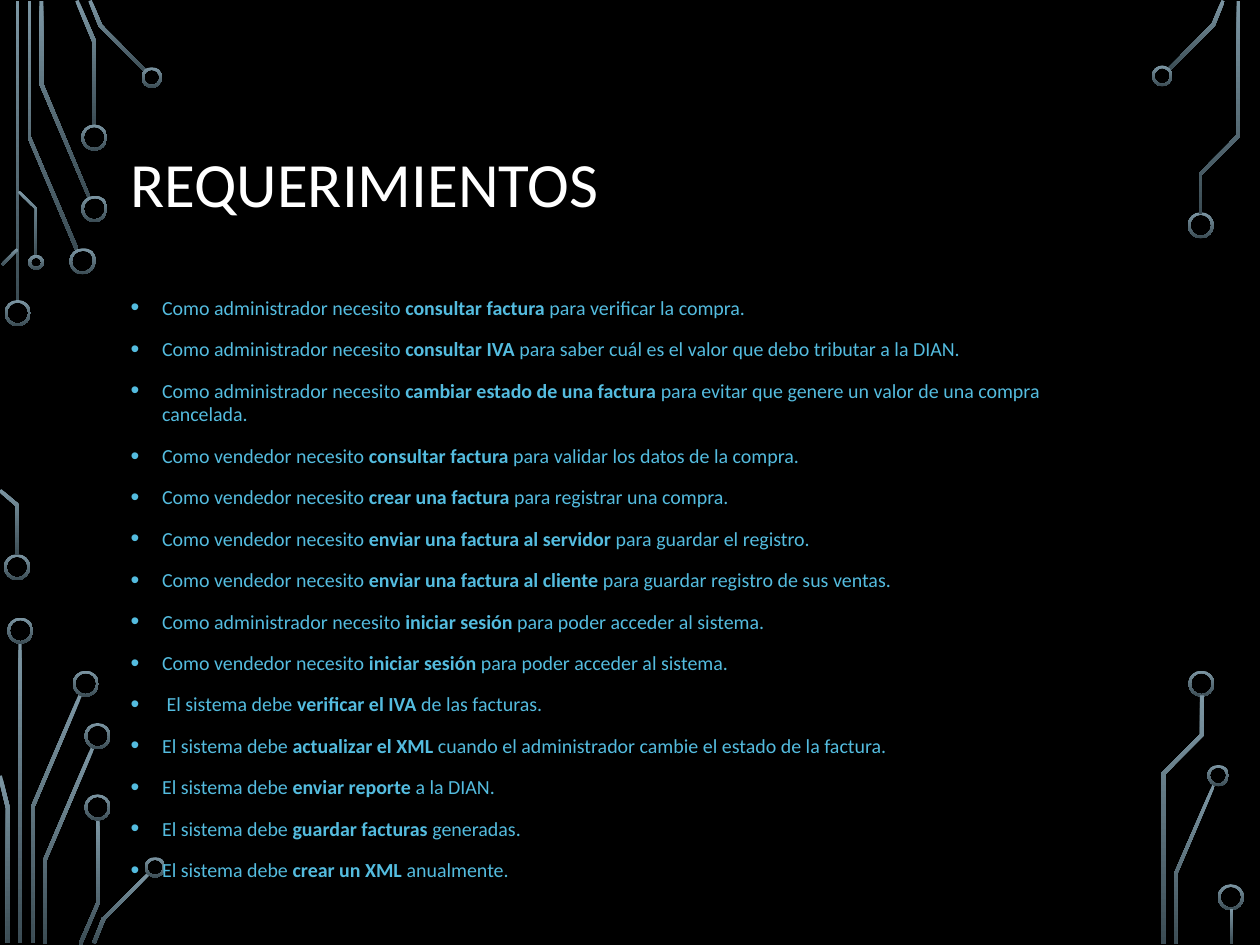
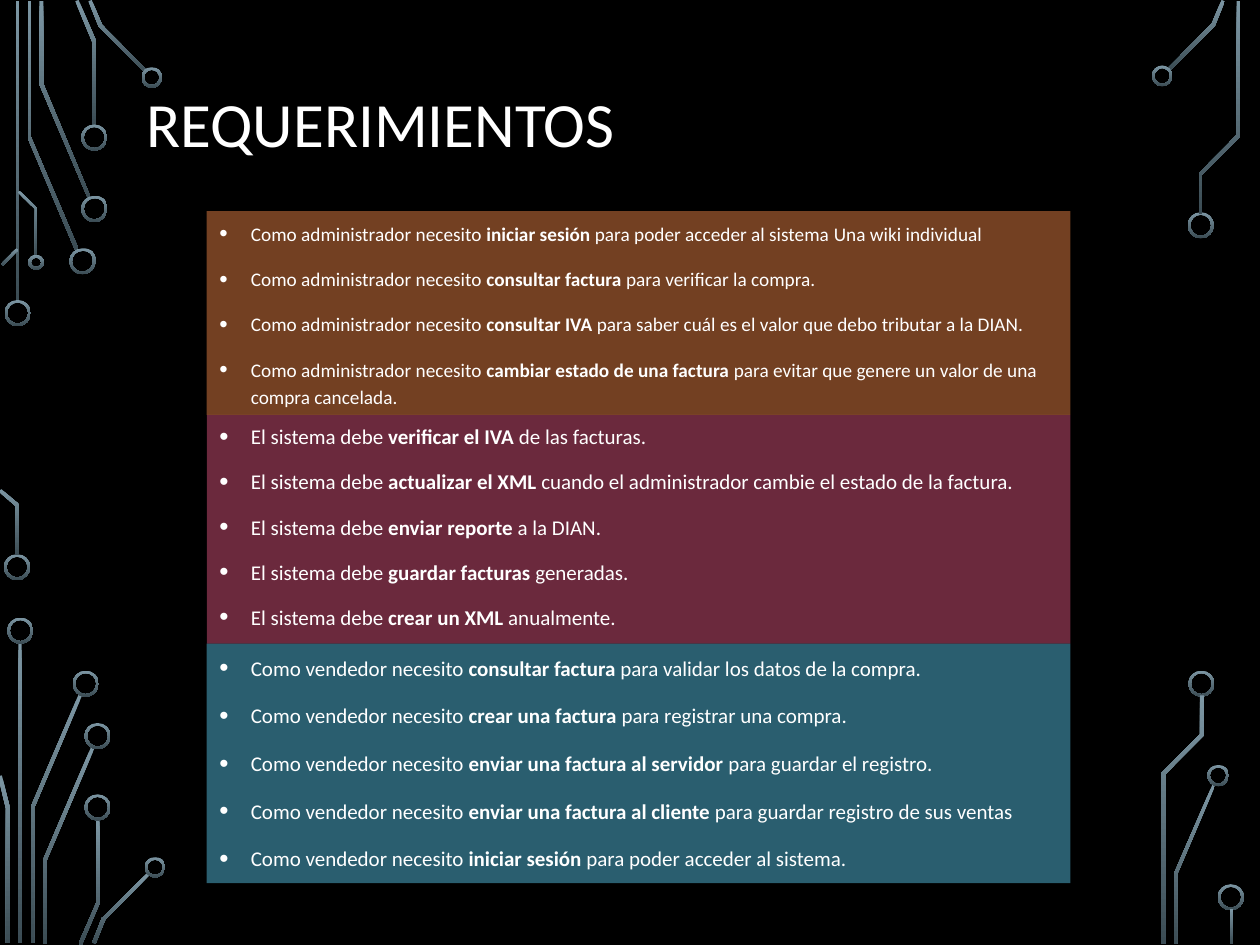
Before and after one commit to camiloXweird/IngenieriaDeSoftware, a slide deck: slide 13 of Documentos/Presentacion_PosmortemCiclo2.pptx (slide 12 before the commit). Drawn at 1260x945 pixels with LibreOffice and Linux fonts; fonts in the diff are those of the drawing; background and template pictures are left out. Boxes give left, top, right and bottom in pixels: in the first picture for what was removed or moved away, otherwise in the second. Text is boxed around its words. In the diff, an @@ line names an element or a change of style, - is before the commit and + after.

Commit message:
Reporte y presentación ciclo 2

```diff
--- a/Documentos/Presentacion_PosmortemCiclo2.pptx
+++ b/Documentos/Presentacion_PosmortemCiclo2.pptx
@@ title "REQUERIMIENTOS": place and size @@
-title "REQUERIMIENTOS" at (131,166,599,216)
+title "REQUERIMIENTOS" at (147,106,615,156)
@@ rectangle added at (207,212,1070,416), fill #E78045 at 50% opacity, 11 pt, text #FFFFFF @@
+• Como administrador necesito iniciar sesión para poder acceder al sistema Una wiki individual
+• Como administrador necesito consultar factura para verificar la compra.
+• Como administrador necesito consultar IVA para saber cuál es el valor que debo tributar a la DIAN.
+• Como administrador necesito cambiar estado de una factura para evitar que genere un valor de una compra cancelada.
@@ text at (162,301,1039,674): paragraphs removed @@
-• Como administrador necesito consultar factura para verificar la compra.
-• Como administrador necesito consultar IVA para saber cuál es el valor que debo tributar a la DIAN.
-• Como administrador necesito cambiar estado de una factura para evitar que genere un valor de una compra cancelada.
-• Como vendedor necesito consultar factura para validar los datos de la compra.
-• Como vendedor necesito crear una factura para registrar una compra.
-• Como vendedor necesito enviar una factura al servidor para guardar el registro.
-• Como vendedor necesito enviar una factura al cliente para guardar registro de sus ventas.
-• Como administrador necesito iniciar sesión para poder acceder al sistema.
-• Como vendedor necesito iniciar sesión para poder acceder al sistema.
@@ text "El sistema debe verificar el ...": place and size @@
-text "El sistema debe verificar el ..." at (162,301,1039,840)
+text "El sistema debe verificar el ..." at (207,415,1070,644)
@@ text "El sistema debe verificar el ..." at (207,415,1070,644): size 11.4 to 12 pt, text colour #54BCDF to #FFFFFF; line spacing 1 to 1.1; fill none to #D7537B at 50% opacity @@
@@ rectangle added at (207,644,1070,883), fill #54BCDF at 50% opacity, 12 pt, text #FFFFFF @@
+• Como vendedor necesito consultar factura para validar los datos de la compra.
+• Como vendedor necesito crear una factura para registrar una compra.
+• Como vendedor necesito enviar una factura al servidor para guardar el registro.
+• Como vendedor necesito enviar una factura al cliente para guardar registro de sus ventas
+• Como vendedor necesito iniciar sesión para poder acceder al sistema.
```
Also in this commit, not shown: 14 other slides changed, 4 slides added, 2 slides removed, 1 other file.
